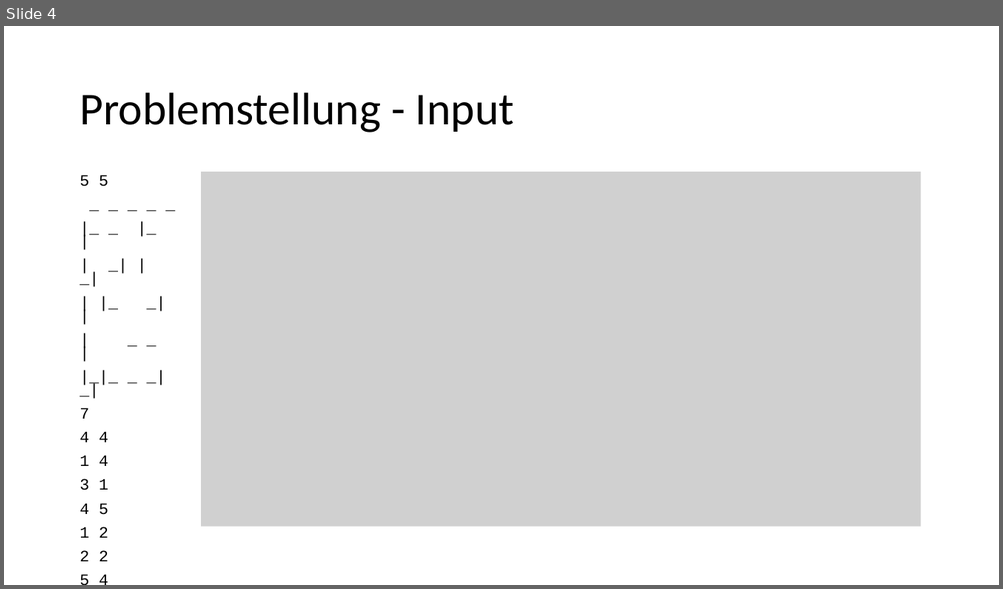
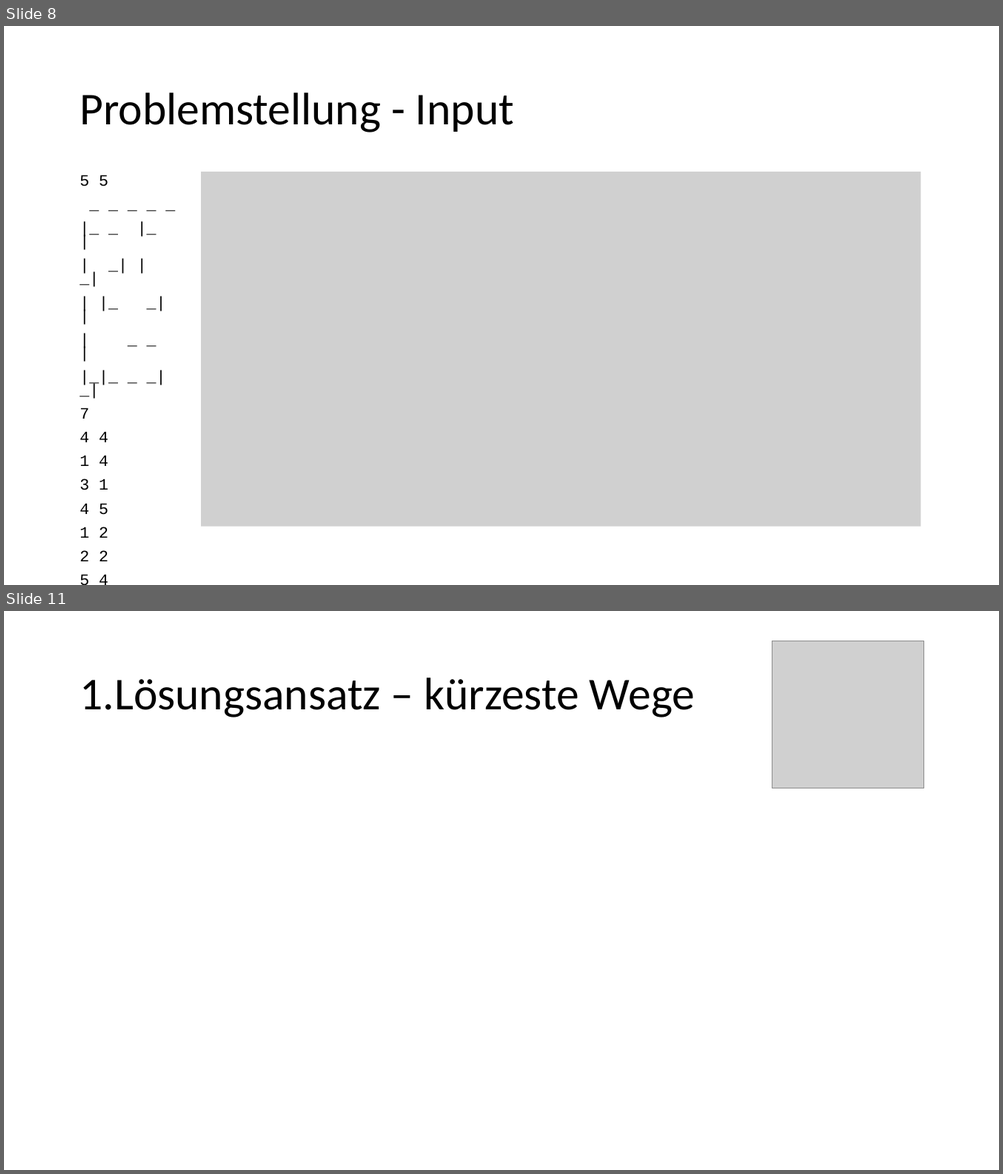
Before and after one commit to EiS94/Programmierwettbewerb, a slide deck: Präsentation/Präsentation.pptx. Shown one above the other, each under a label of ours: slide 4 before the commit, slides 8 and 11 after it; the slides between them are not shown. The pictures are 1003x589 and 1003x1174 pixels, drawn with LibreOffice and Linux fonts; fonts in the diff are those of the drawing; grey boxes stand for pictures. Boxes give left, top, right and bottom in pixels: in the first picture for what was removed or moved away, otherwise in the second. Text is boxed around its words. In the diff, an @@ line names an element or a change of style, - is before the commit and + after.

```diff
--- a/Präsentation/Präsentation.pptx
+++ b/Präsentation/Präsentation.pptx
@@ slide 11 added at [4,611,999,1170], background #FFFFFF @@
@@ picture added at [771,641,923,789] @@
@@ title added at [79,678,694,718], 44 pt, text #000000 @@
+1.Lösungsansatz – kürzeste Wege
@@ what was slide 4 is now slide 8 @@
```
Also in this commit, not shown: 3 slides changed, 15 other slides added.
